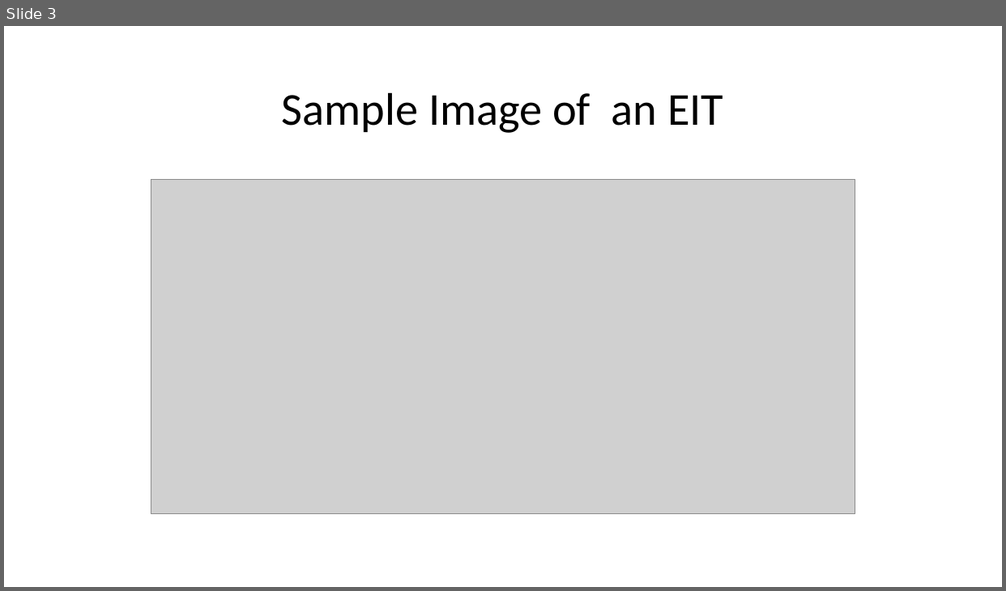
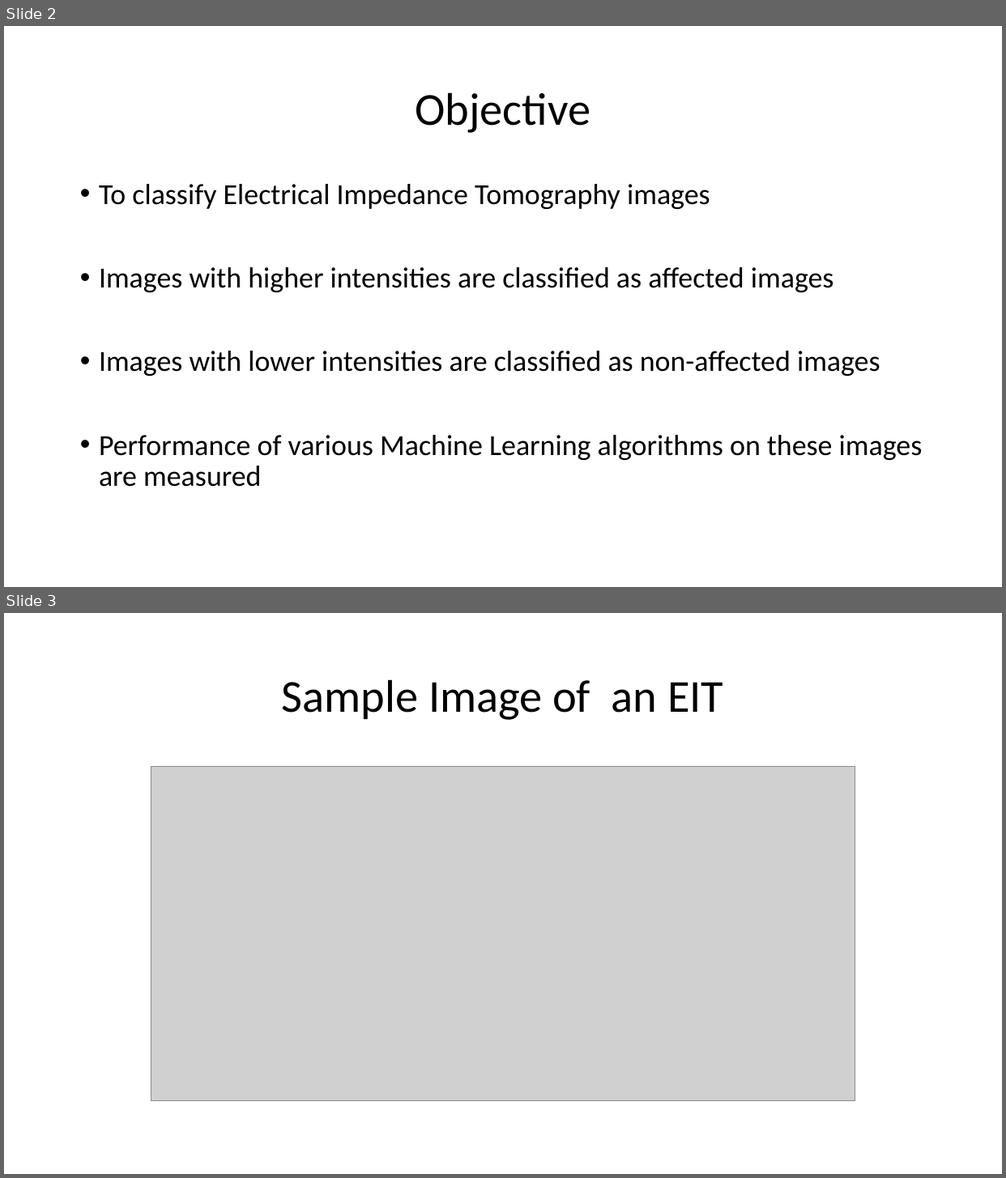
Before and after one commit to nsudhanva/eit, a slide deck: docs/Electrical Impedance Tomography.pptx. Shown one above the other, each under a label of ours: slide 3 before the commit, slides 2 and 3 after it. The pictures are 1006x591 and 1006x1178 pixels, drawn with LibreOffice and Linux fonts; fonts in the diff are those of the drawing; grey boxes stand for pictures. Boxes give left, top, right and bottom in pixels: in the first picture for what was removed or moved away, otherwise in the second. Text is boxed around its words. In the diff, an @@ line names an element or a change of style, - is before the commit and + after.

```diff
--- a/docs/Electrical Impedance Tomography.pptx
+++ b/docs/Electrical Impedance Tomography.pptx
@@ slide 2 added at [4,26,1002,587], background #FFFFFF @@
@@ title added at [415,92,590,133], 44 pt, text #000000 @@
+Objective
@@ text added at [99,184,923,487], 28 pt, text #000000 @@
+• To classify Electrical Impedance Tomography images
+• Images with higher intensities are classified as affected images
+• Images with lower intensities are classified as non-affected images
+• Performance of various Machine Learning algorithms on these images are measured
```
Also in this commit, not shown: 5 slides changed, 1 other slide added, 1 slide removed, 1 other file.
